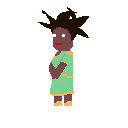
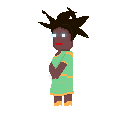
Layered file, before and after one edit (128px x 128px). Changes by layer:
added layer "Layer 3" above "Layer 2" over (50, 27, 73, 55)
